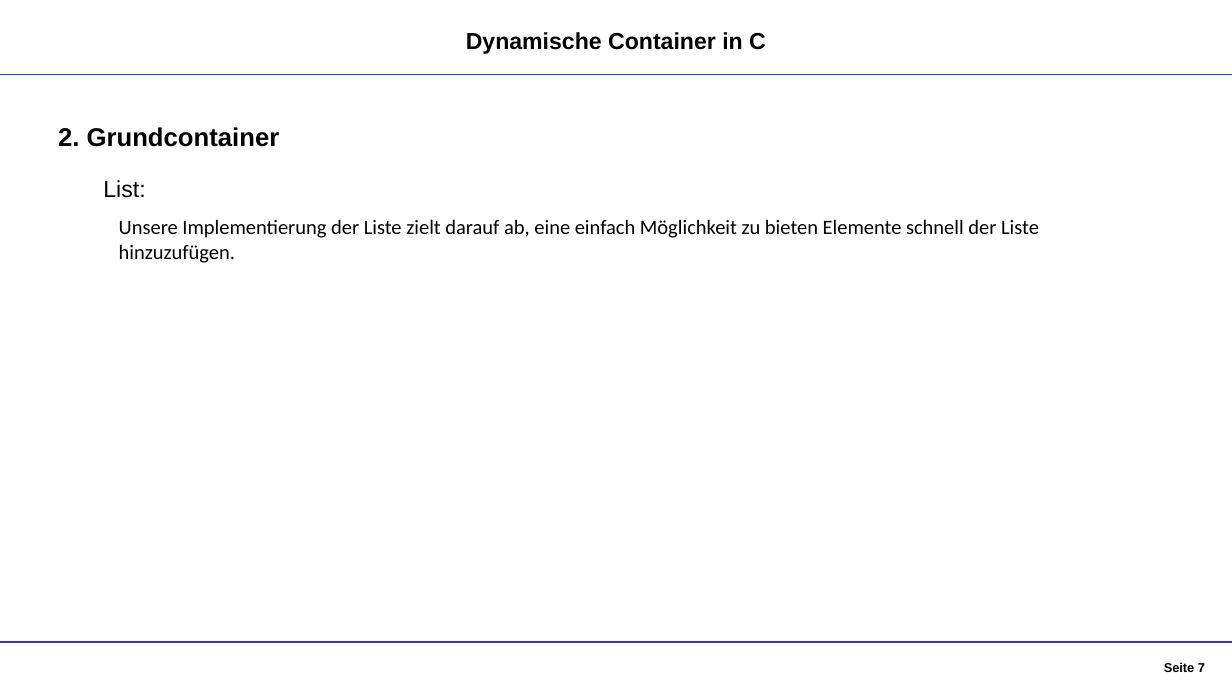
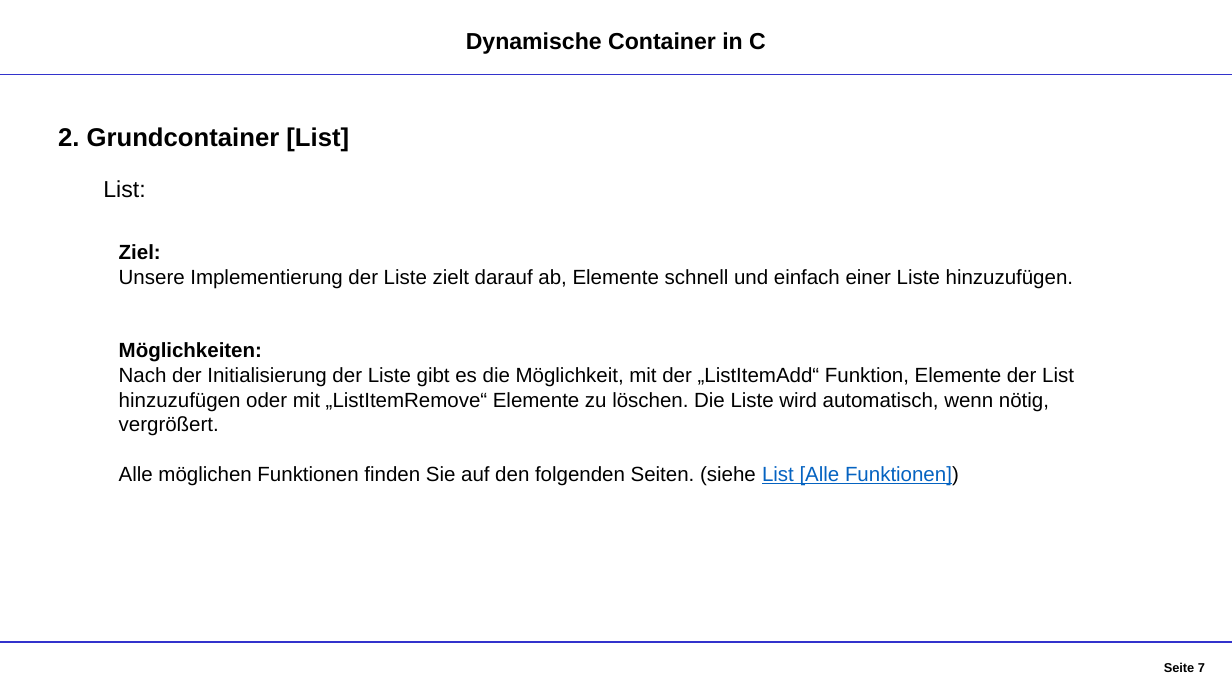
Before and after one commit to DennisGoss99/InPr_DynamicCollections, a slide deck: slide 7 of Dokumentation/Container - Präsentation.pptx. Drawn at 1232x693 pixels with LibreOffice and Linux fonts; fonts in the diff are those of the drawing. Boxes give left, top, right and bottom in pixels: in the first picture for what was removed or moved away, otherwise in the second. Text is boxed around its words. In the diff, an @@ line names an element or a change of style, - is before the commit and + after.

Commit message:
updated presentation

```diff
--- a/Dokumentation/Container - Präsentation.pptx
+++ b/Dokumentation/Container - Präsentation.pptx
@@ text at bbox=[58, 127, 349, 152]: text changed @@
-2. Grundcontainer
+2. Grundcontainer [List]
@@ text at bbox=[119, 244, 1074, 486]: text changed; font Calibri to Arial @@
-Unsere Implementierung der Liste zielt darauf ab, eine einfach Möglichkeit zu bieten Elemente schnell der Liste hinzuzufügen.
+Ziel:
+Unsere Implementierung der Liste zielt darauf ab, Elemente schnell und einfach einer Liste hinzuzufügen.
+Möglichkeiten:
+Nach der Initialisierung der Liste gibt es die Möglichkeit, mit der „ListItemAdd“ Funktion, Elemente der List hinzuzufügen oder mit „ListItemRemove“ Elemente zu löschen. Die Liste wird automatisch, wenn nötig, vergrößert.
+Alle möglichen Funktionen finden Sie auf den folgenden Seiten. (siehe List [Alle Funktionen])
```
Also in this commit, not shown: 7 other slides changed, 9 slides added, 2 other files.
